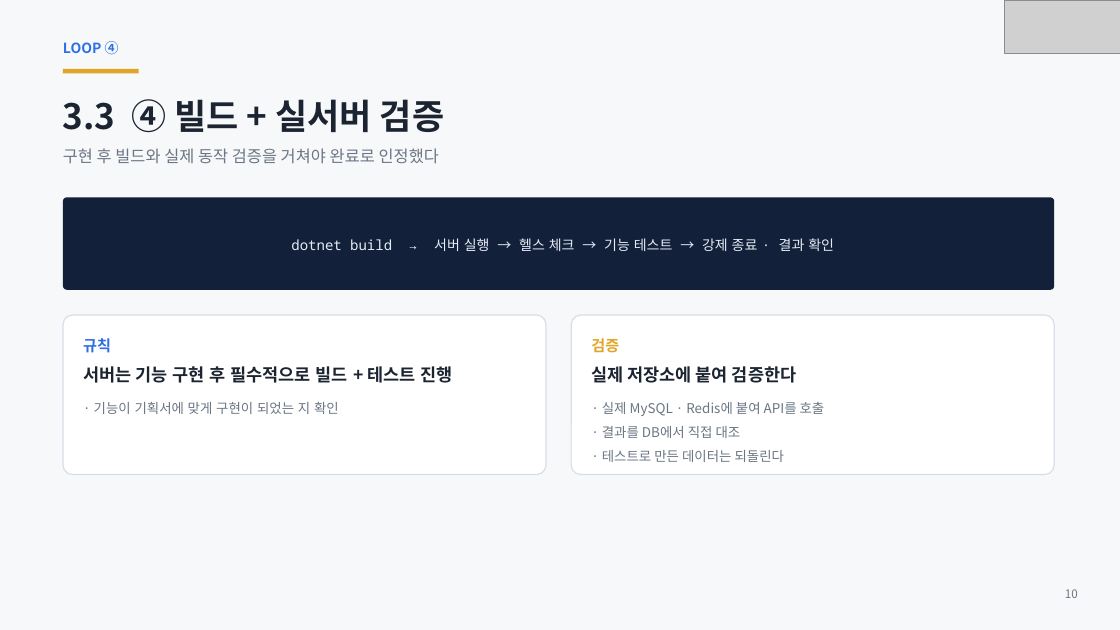
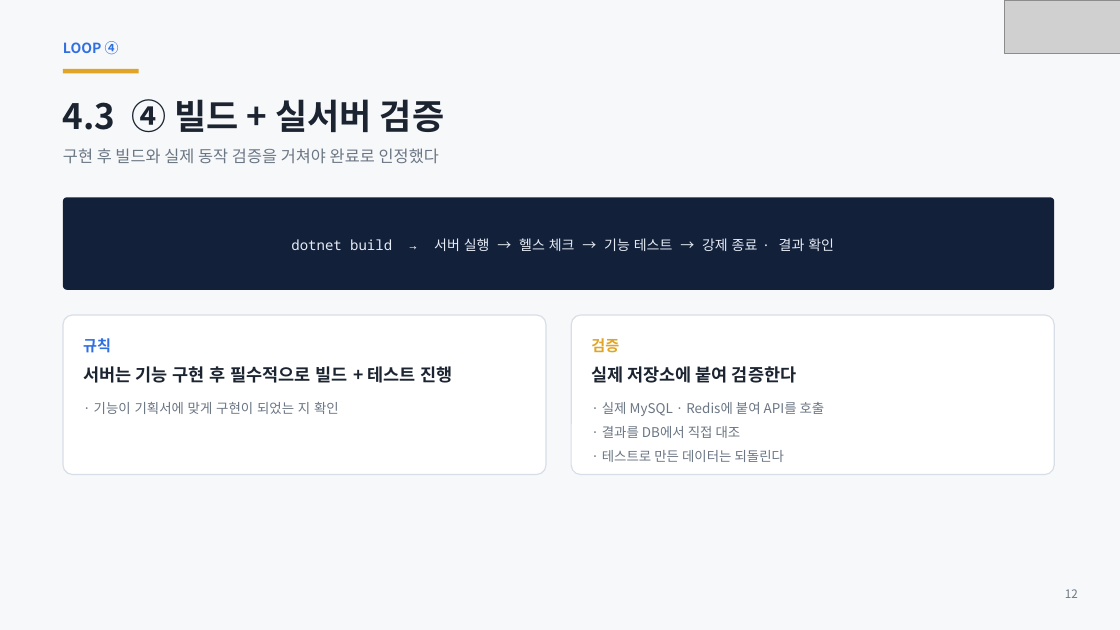
Before and after one commit to ks-wook/com2us-taskbar-hero, a slide deck: slide 12 of docs/com2us-taskbar-hero-발표자료.pptx (slide 10 before the commit). Drawn at 1120x630 pixels with LibreOffice and Linux fonts; fonts in the diff are those of the drawing; grey boxes stand for pictures. Boxes give left, top, right and bottom in pixels: in the first picture for what was removed or moved away, otherwise in the second. Text is boxed around its words. In the diff, an @@ line names an element or a change of style, - is before the commit and + after.

```diff
--- a/docs/com2us-taskbar-hero-발표자료.pptx
+++ b/docs/com2us-taskbar-hero-발표자료.pptx
@@ text at [63, 99, 444, 133]: text changed @@
-3.3 ④ 빌드 + 실서버 검증
+4.3 ④ 빌드 + 실서버 검증
@@ text at [1065, 589, 1078, 598]: text changed @@
-10
+12
```
Also in this commit, not shown: 21 other slides changed, 6 slides added, 6 slides removed.
